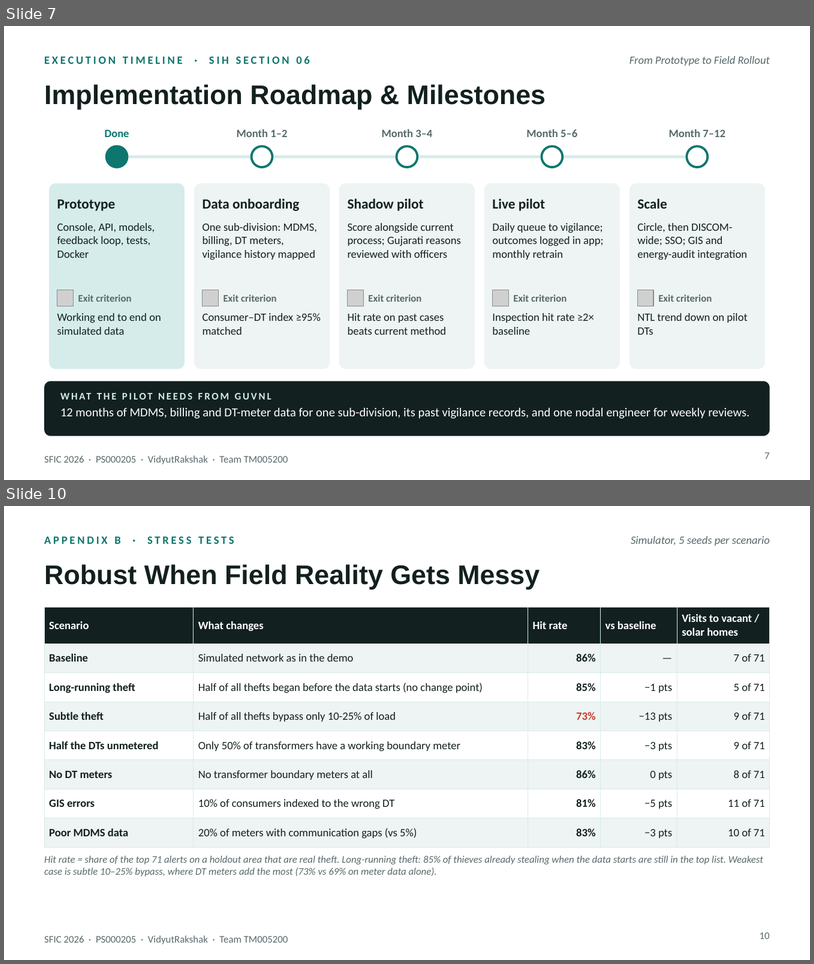
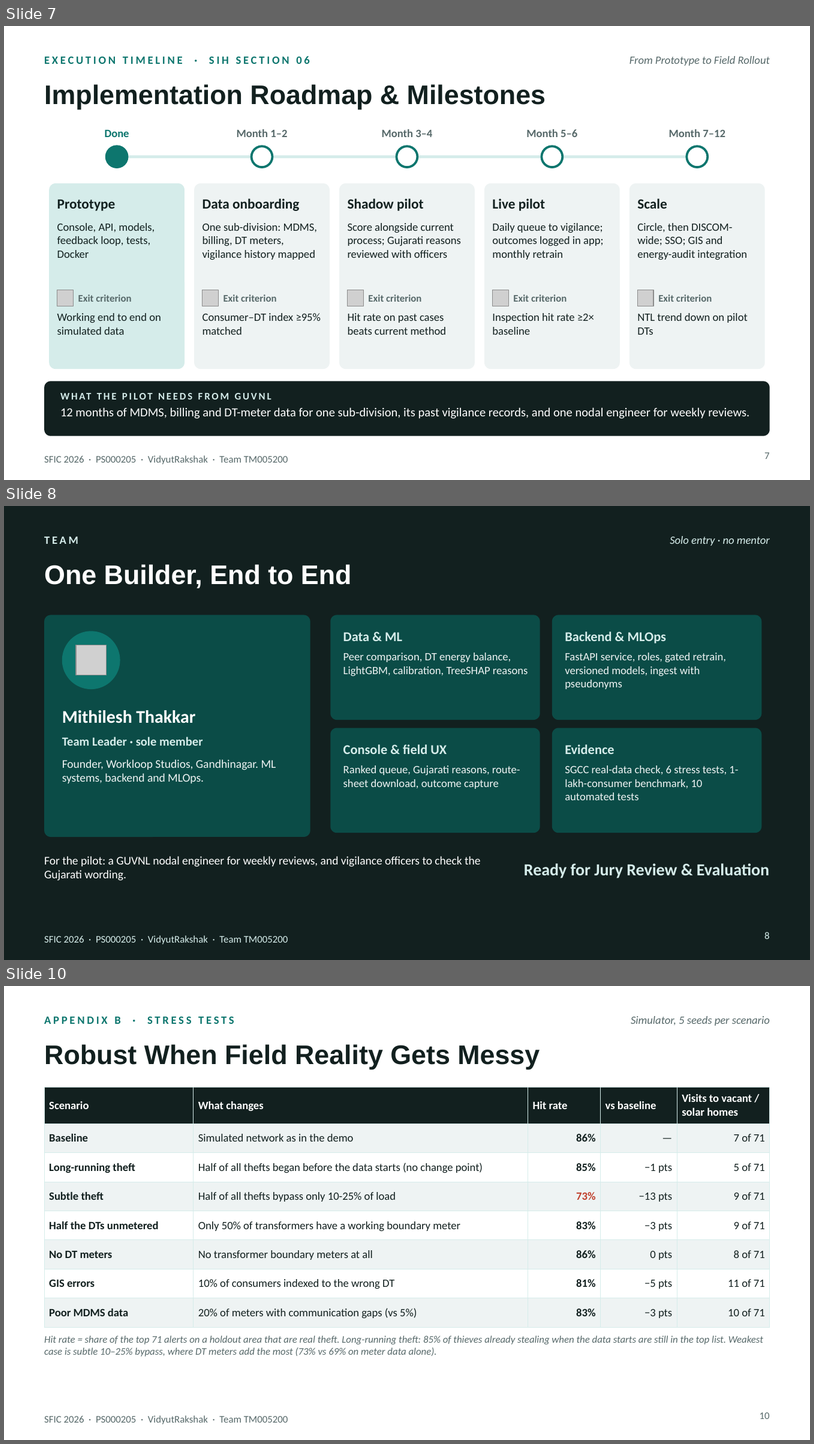
Before and after one commit to Mithilesh1609/vidyutrakshak, a slide deck: VidyutRakshak_PS000205_Synopsis.pptx. Shown one above the other, each under a label of ours: slides 7 and 10 before the commit, slides 7, 8 and 10 after it; the slides between them are not shown. The pictures are 814x964 and 814x1444 pixels, drawn with LibreOffice and Linux fonts; fonts in the diff are those of the drawing; grey boxes stand for pictures. Boxes give left, top, right and bottom in pixels: in the first picture for what was removed or moved away, otherwise in the second. Text is boxed around its words. In the diff, an @@ line names an element or a change of style, - is before the commit and + after.

```diff
--- a/VidyutRakshak_PS000205_Synopsis.pptx
+++ b/VidyutRakshak_PS000205_Synopsis.pptx
@@ slide 8 added at [4,506,810,960], background #12201F @@
@@ text added at [44,537,78,544], 10 pt, text #D5ECEA, bold @@
+TEAM
@@ text added at [670,536,770,546], 10 pt, text #D5ECEA, italic @@
+Solo entry · no mentor
@@ title added at [44,564,352,588], 24 pt, text #FFFFFF, bold @@
+One Builder, End to End
@@ rounded rectangle added at [44,615,311,837], fill #0B4C47 @@
@@ ellipse added at [62,631,120,689], fill #0D766E @@
@@ rounded rectangle added at [330,615,540,720], fill #0B4C47 @@
@@ rounded rectangle added at [552,615,762,720], fill #0B4C47 @@
@@ text added at [565,631,667,643], 12 pt, text #D5ECEA, bold @@
+Backend & MLOps
@@ picture added at [76,645,105,675] @@
@@ text added at [344,632,402,641], 12 pt, text #D5ECEA, bold @@
+Data & ML
@@ text added at [344,652,528,676], 10 pt, text #EEF3F3 @@
+Peer comparison, DT energy balance, LightGBM, calibration, TreeSHAP reasons
@@ text added at [565,652,726,689], 10 pt, text #EEF3F3 @@
+FastAPI service, roles, gated retrain, versioned models, ingest with pseudonyms
@@ text added at [62,710,195,723], 16 pt, text #FFFFFF, bold @@
+Mithilesh Thakkar
@@ text added at [62,736,203,745], 11 pt, text #D5ECEA, bold @@
+Team Leader · sole member
@@ rounded rectangle added at [330,728,540,832], fill #0B4C47 @@
@@ rounded rectangle added at [552,728,762,832], fill #0B4C47 @@
@@ text added at [344,744,447,754], 12 pt, text #D5ECEA, bold @@
+Console & field UX
@@ text added at [565,744,614,754], 12 pt, text #D5ECEA, bold @@
+Evidence
@@ text added at [62,759,276,783], 10.5 pt, text #EEF3F3 @@
+Founder, Workloop Studios, Gandhinagar. ML systems, backend and MLOps.
@@ text added at [344,765,521,789], 10 pt, text #EEF3F3 @@
+Ranked queue, Gujarati reasons, route-sheet download, outcome capture
@@ text added at [565,765,738,800], 10 pt, text #EEF3F3 @@
+SGCC real-data check, 6 stress tests, 1-lakh-consumer benchmark, 10 automated tests
@@ text added at [44,856,480,880], 10.5 pt, text #FFFFFF @@
+For the pilot: a GUVNL nodal engineer for weekly reviews, and vigilance officers to check the Gujarati wording.
@@ text added at [524,863,770,878], 15 pt, text #D5ECEA, bold @@
+Ready for Jury Review & Evaluation
@@ text added at [44,935,288,944], 9 pt, text #D5ECEA @@
+SFIC 2026 · PS000205 · VidyutRakshak · Team TM005200
@@ page number added at [765,931,770,939], 9 pt, text #D5ECEA @@
+8
```
Also in this commit, not shown: 2 slides changed, 1 slide removed, 9 other files.
